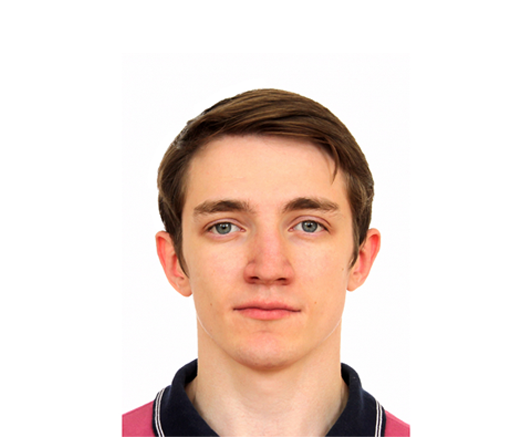
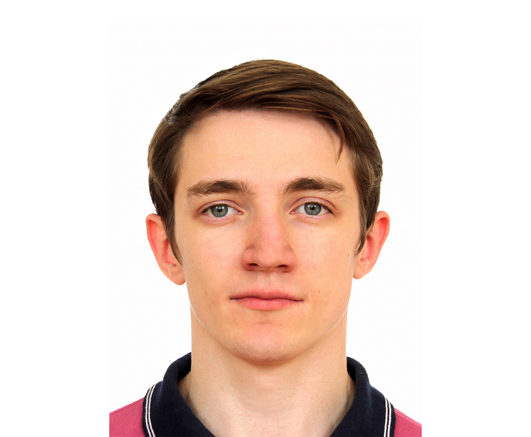
Layers edited between the first and the second w=531, h=437 image:
added layer "Layer 5" above "Layer 1" over (109, 21, 422, 437)
